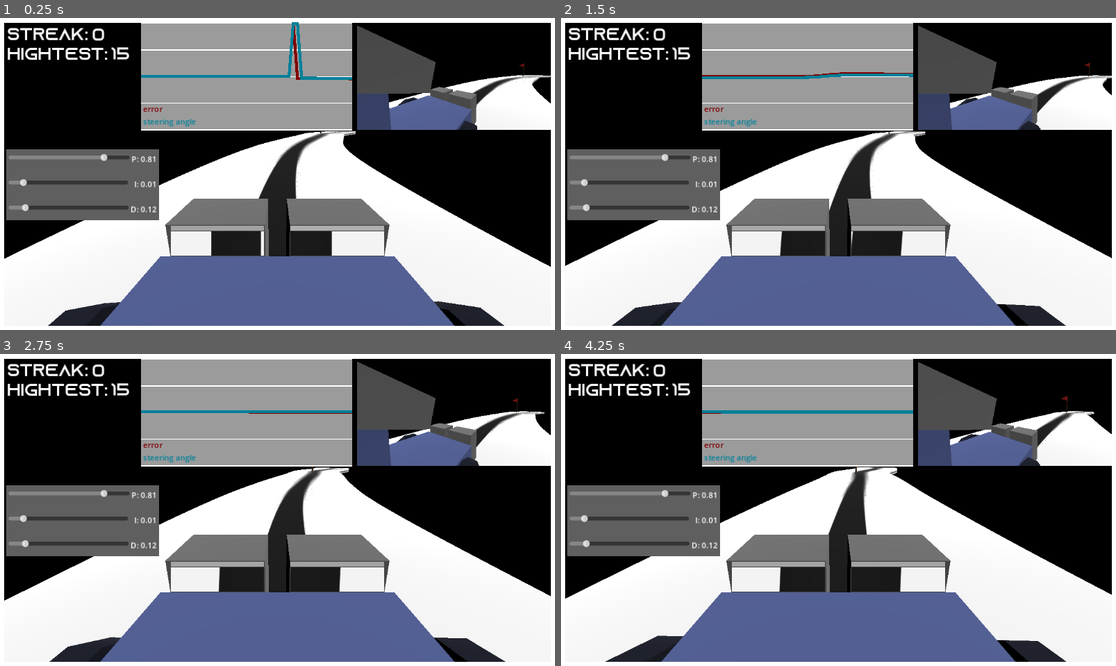
Above: before the commit, frames 1-4 (two rows, left to right).
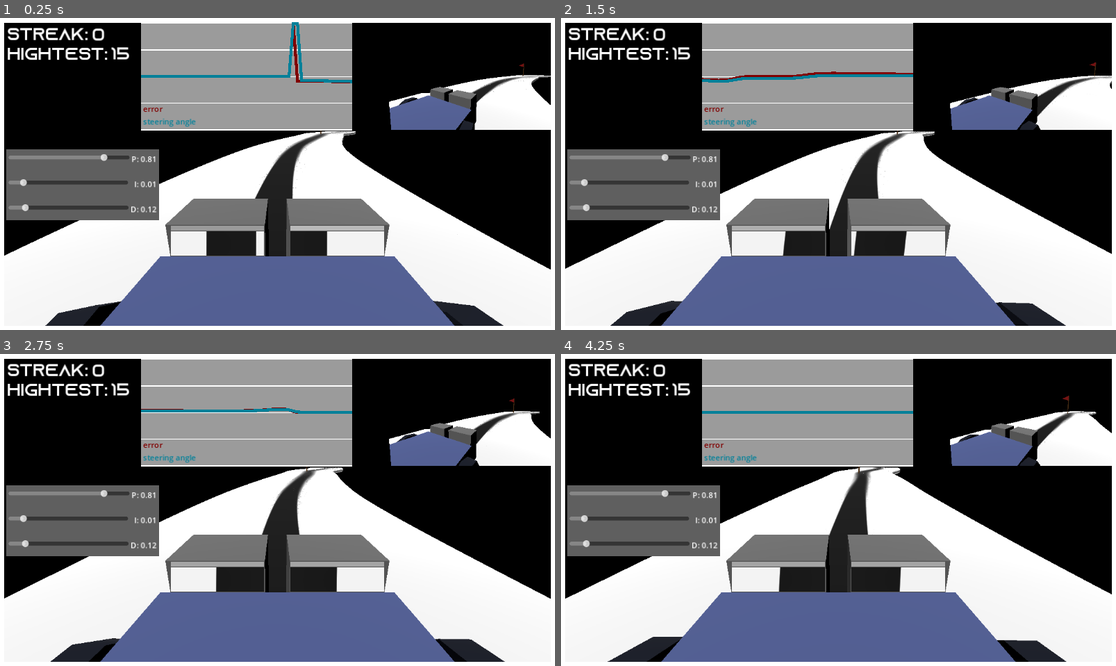
Above: after the commit, the same moments.

Repository: TechnoLukas/GdRobots-LineFollower
Game: Godot game, scene res://main.tscn
Two runs of this game, one before a commit and one after it. Both use one fixed random seed, a clock stepped at 60 frames per second and the inputs below.
Inputs:
- Up to frame 1 (0.25 s): no input
- Up to frame 2 (1.5 s): hold D (right) 0.53-1.28 s; hold S (backward) from 1.28 s (still down)
- Up to frame 3 (2.75 s): release S (backward) at 2.03 s; hold D (right) from 2.03 s (still down)
- Up to frame 4 (4.25 s): release D (right) at 2.78 s; hold W (forward) 2.78-3.53 s; hold A (left) from 3.53 s (still down)

The runs differ from the first frame. In frame 1, 5.0% of the frame differs, in the area x 0-100%, y 2-99%; in frame 2, 6.4%; in frame 3, 5.7%; in frame 4, 4.4%.

Commit message:
updated for 4.1

Diff:
--- a/Player.gd
+++ b/Player.gd
@@ -31,16 +31,22 @@
 var KD = 0.5
 
 func _ready():
-	stastdir=JSON.parse_string(loadc())
-	KP=stastdir["KP"]
-	KI=stastdir["KI"]
-	KD=stastdir["KD"]
+	if OS.has_feature("web"):
+		KP=0.81
+		KI=0.01
+		KD=0.12
+	else:
+		stastdir=JSON.parse_string(loadc())
+		KP=stastdir["KP"]
+		KI=stastdir["KI"]
+		KD=stastdir["KD"]
 	KPl.value=KP
 	KIl.value=KI
 	KDl.value=KD
 	Plab.text=str(KP)
 	Ilab.text=str(KI)
 	Dlab.text=str(KD)
+
 
 func _physics_process(delta):
 	drive(delta)
--- a/Player.tscn
+++ b/Player.tscn
@@ -389,6 +389,7 @@
 text = "error"
 
 [node name="label2" type="Label" parent="graph"]
+layout_mode = 0
 offset_left = 4.0
 offset_top = 166.0
 offset_right = 156.0
--- a/main.tscn
+++ b/main.tscn
@@ -22,7 +22,7 @@
 [node name="Node3D" type="Node3D"]
 
 [node name="path" type="Path3D" parent="." node_paths=PackedStringArray("robot", "counter", "hcounter")]
-transform = Transform3D(1, 0, 0, 0, 1, 0, 0, 0, 1, 0.0800028, -0.0422368, -0.126131)
+transform = Transform3D(1, 0, 0, 0, 1, 0, 0, 0, 1, 0.188815, -0.104388, -0.230098)
 curve = SubResource("Curve3D_vmmhh")
 script = ExtResource("1_67sfo")
 robot = NodePath("../Robot")
@@ -48,7 +48,7 @@
 environment = SubResource("Environment_r3lav")
 
 [node name="DirectionalLight3D" type="DirectionalLight3D" parent="."]
-transform = Transform3D(0.116978, 0.939693, -0.321394, -0.321394, 0.34202, 0.883022, 0.939693, 5.38137e-08, 0.34202, 0, 0, 0)
+transform = Transform3D(-0.755308, 0.469847, -0.456895, -0.321394, 0.34202, 0.883022, 0.571153, 0.813797, -0.107325, 0, 0, 0)
 
 [node name="Camera3D" type="Camera3D" parent="."]
 transform = Transform3D(1, 0, 0, 0, -4.37114e-08, 1, 0, -1, -4.37114e-08, 56, 27.851, 21.6)
--- a/pathgenerator.gd
+++ b/pathgenerator.gd
@@ -12,8 +12,11 @@
 # Called when the node enters the scene tree for the first time.
 func _ready():
 	gate=load("res://gate.tscn")
-	stastdir=JSON.parse_string(loadc())
-	hcounter.text=str(stastdir["hstreak"])
+	if OS.has_feature("web"):
+		hcounter.text="0"
+	else:
+		stastdir=JSON.parse_string(loadc())
+		hcounter.text=str(stastdir["hstreak"])
 	genarate_path(3)
 
 func create_point(distance,angle):
--- a/project.godot
+++ b/project.godot
@@ -12,7 +12,7 @@
 
 config/name="GdRobots"
 run/main_scene="res://main.tscn"
-config/features=PackedStringArray("4.0", "Forward Plus")
+config/features=PackedStringArray("4.1", "Forward Plus")
 config/icon="res://icon.svg"
 
 [display]
Not shown, changed: stats.txt
Not shown, added: html/game.pck
Not shown, added: html/game.zip
